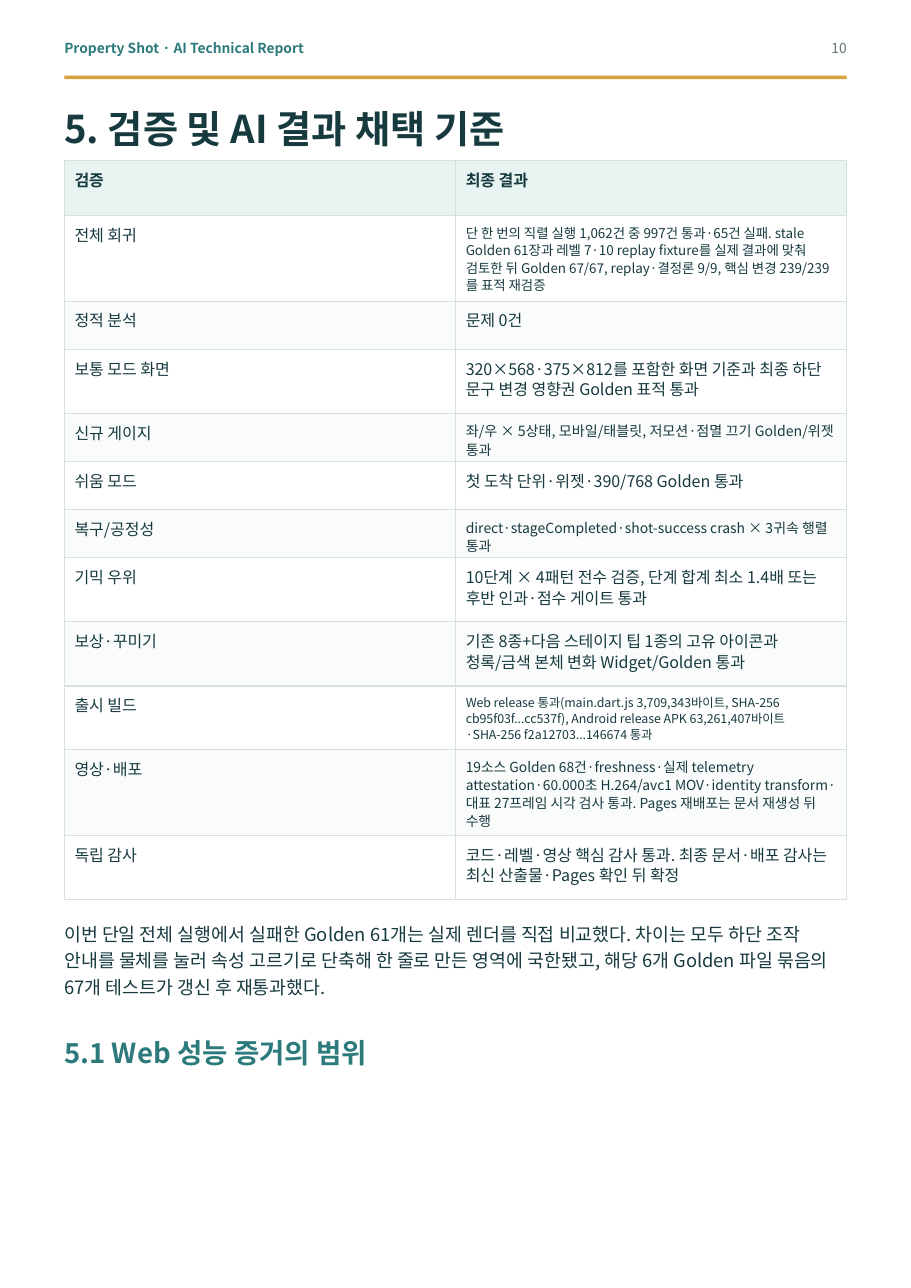
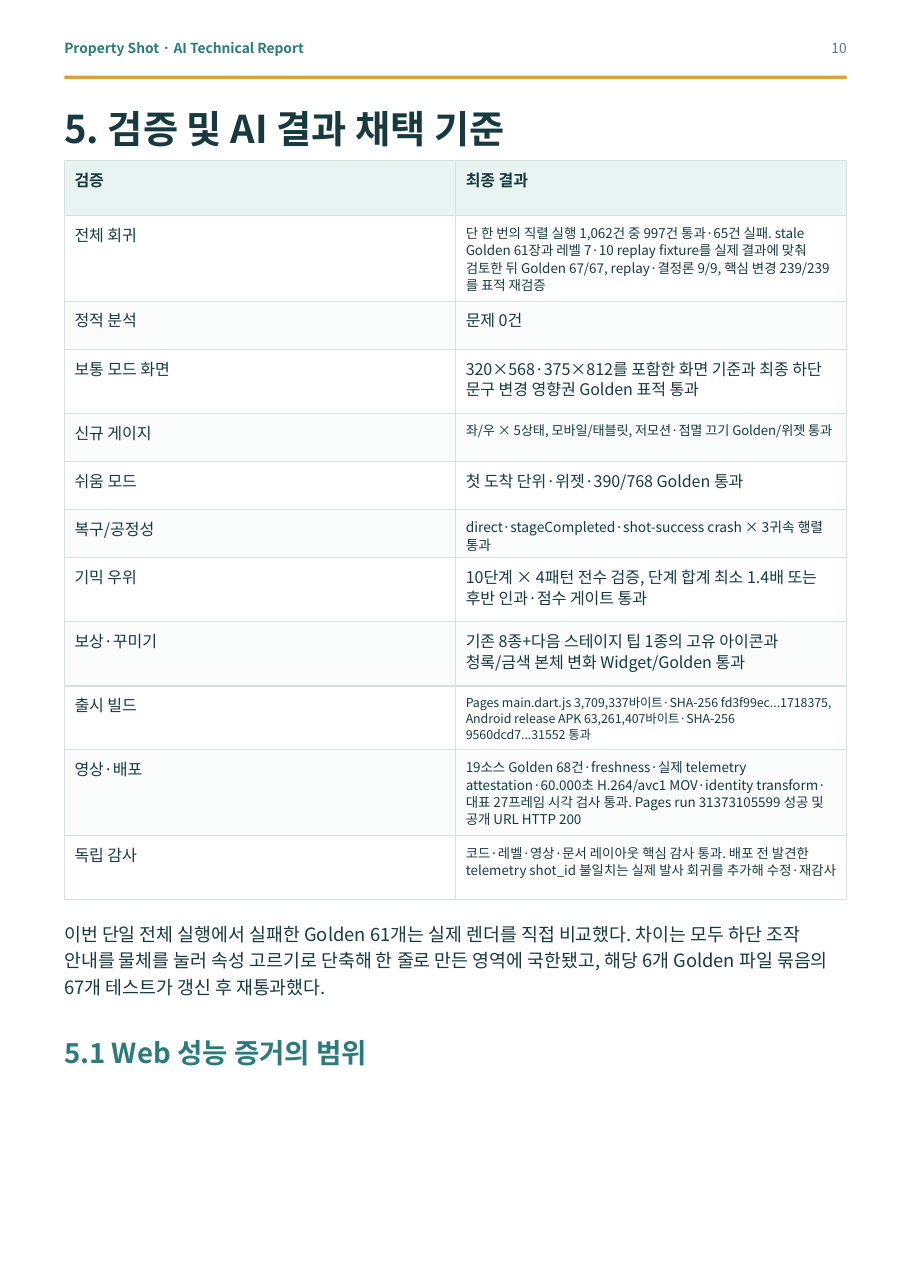
Before and after one commit to good5229/Property_shot, a slide deck: slide 10 of report/dist/property_shot_ai_technical_report.pptx. Drawn at 911x1288 pixels with LibreOffice and Linux fonts; fonts in the diff are those of the drawing. Boxes give left, top, right and bottom in pixels: in the first picture for what was removed or moved away, otherwise in the second. Text is boxed around its words. In the diff, an @@ line names an element or a change of style, - is before the commit and + after.

```diff
--- a/report/dist/property_shot_ai_technical_report.pptx
+++ b/report/dist/property_shot_ai_technical_report.pptx
@@ text "좌/우 × 5상태, 모바일/태블릿, 저모션·점멸 ..." at [466, 424, 832, 438]: size 9.2 to 8.6 pt @@
@@ text "direct·stageCompleted·shot-success crash × 3귀속 행렬 ..." at [466, 520, 823, 551]: size 9.1 to 9 pt @@
@@ text at [466, 696, 832, 740]: text changed @@
-Web release 통과(main.dart.js 3,709,343바이트, SHA-256 cb95f03f...cc537f), Android release APK 63,261,407바이트·SHA-256 f2a12703...146674 통과
+Pages main.dart.js 3,709,337바이트·SHA-256 fd3f99ec...1718375, Android release APK 63,261,407바이트·SHA-256 9560dcd7...31552 통과
@@ text at [466, 761, 825, 825]: text changed; size 9 to 8.8 pt @@
-19소스 Golden 68건·freshness·실제 telemetry attestation·60.000초 H.264/avc1 MOV·identity transform·대표 27프레임 시각 검사 통과. Pages 재배포는 문서 재생성 뒤 수행
+19소스 Golden 68건·freshness·실제 telemetry attestation·60.000초 H.264/avc1 MOV·identity transform·대표 27프레임 시각 검사 통과. Pages run 31373105599 성공 및 공개 URL HTTP 200
@@ text at [466, 847, 836, 878]: text changed; size 10.5 to 8.7 pt @@
-코드·레벨·영상 핵심 감사 통과. 최종 문서·배포 감사는 최신 산출물·Pages 확인 뒤 확정
+코드·레벨·영상·문서 레이아웃 핵심 감사 통과. 배포 전 발견한 telemetry shot_id 불일치는 실제 발사 회귀를 추가해 수정·재감사
```
Also in this commit, not shown: 5 other slides changed, 11 other files.
